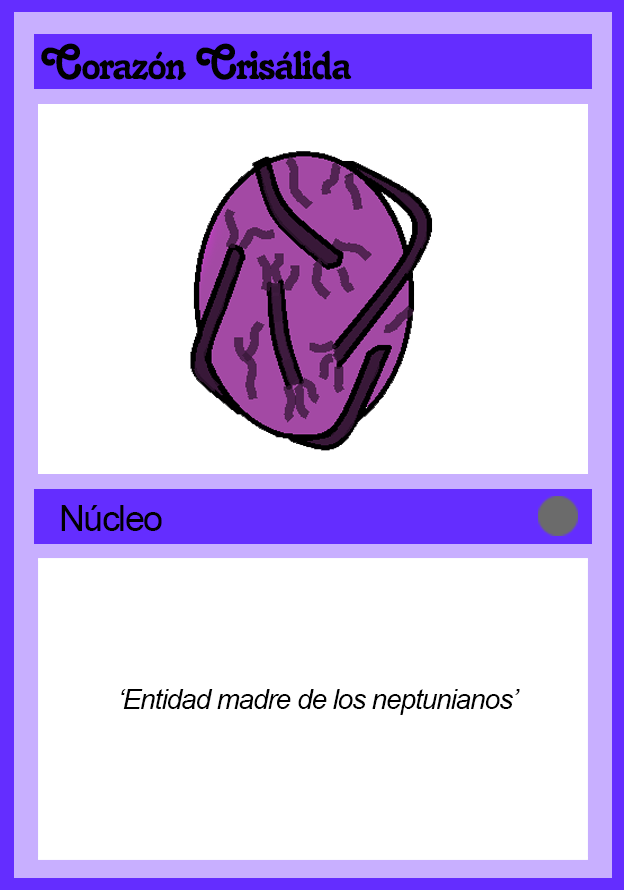
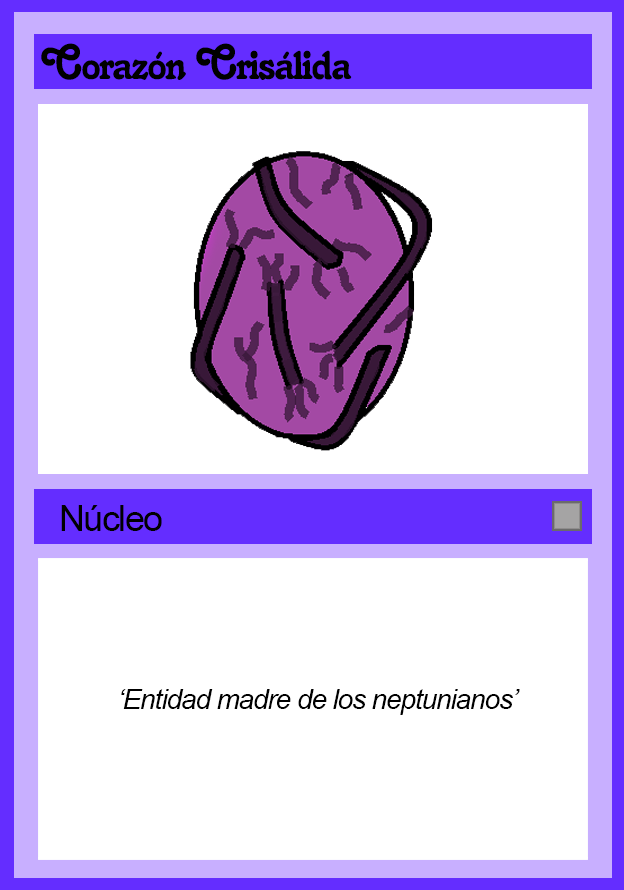
Revision of a layered 624x890 image; what changed, layer by layer:
moved "Rareza" above "‘Entidad madre de los neptunianos’", painted on it over [538, 496, 582, 536]
